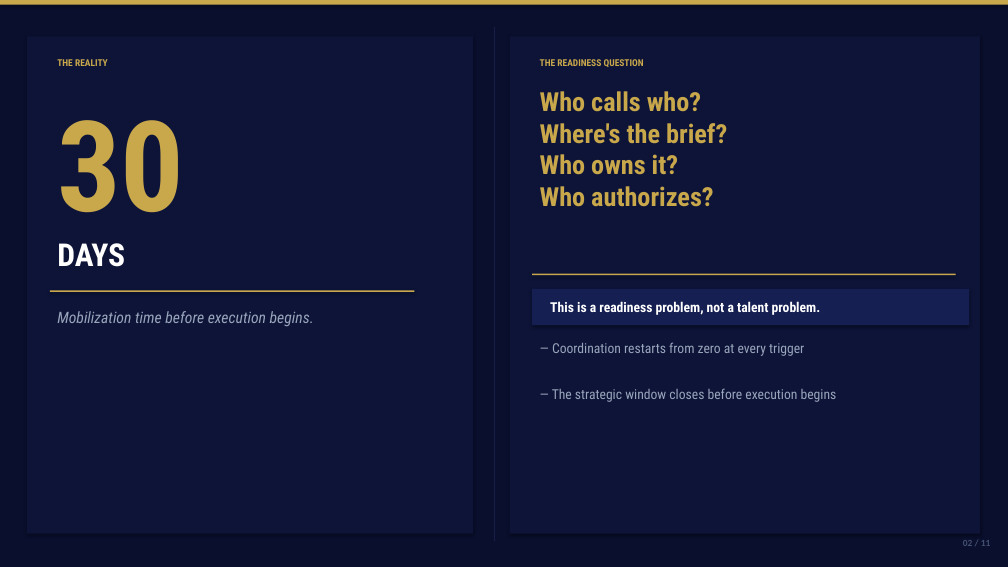
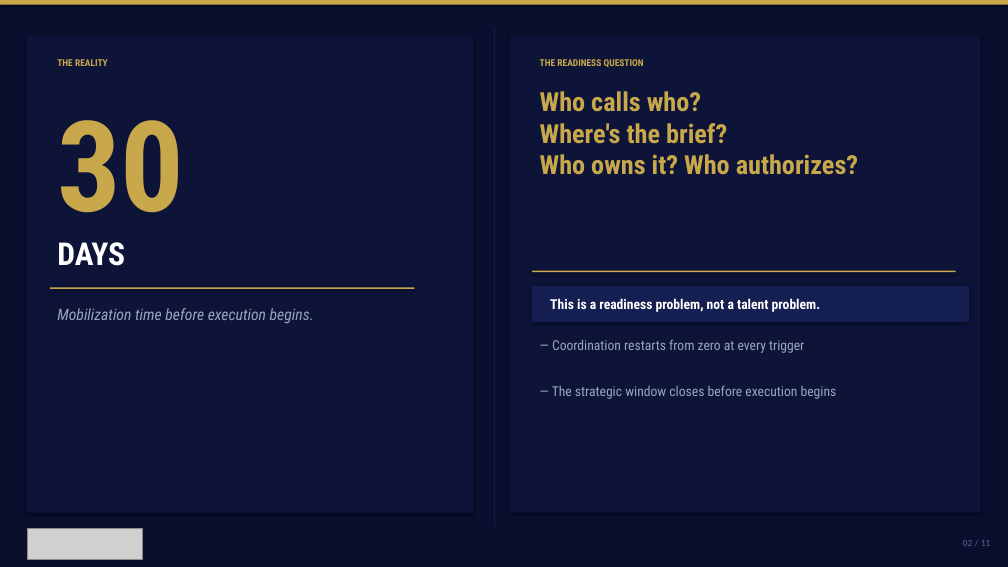
Before and after one commit to mbrunke18/CodePlatform1, a slide deck: slide 2 of attached_assets/VaughnMartin-Investor-Pitch-Deck-v10.pptx. Drawn at 1008x567 pixels with LibreOffice and Linux fonts; fonts in the diff are those of the drawing; grey boxes stand for pictures. Boxes give left, top, right and bottom in pixels: in the first picture for what was removed or moved away, otherwise in the second. Text is boxed around its words. In the diff, an @@ line names an element or a change of style, - is before the commit and + after.

```diff
--- a/attached_assets/VaughnMartin-Investor-Pitch-Deck-v10.pptx
+++ b/attached_assets/VaughnMartin-Investor-Pitch-Deck-v10.pptx
@@ rectangle: place and size @@
-rectangle at bbox=[495, 27, 495, 541]
+rectangle at bbox=[495, 27, 495, 526]
@@ rectangle: place and size @@
-rectangle at bbox=[27, 36, 473, 534]
+rectangle at bbox=[27, 36, 473, 513]
@@ rectangle: place and size @@
-rectangle at bbox=[510, 36, 980, 534]
+rectangle at bbox=[510, 36, 980, 513]
@@ text "Who calls who? Where's the ..." rewrapped from bbox=[540, 91, 727, 207] to bbox=[540, 91, 858, 175] @@
@@ picture added at bbox=[27, 529, 142, 560] @@
```
Also in this commit, not shown: 10 other slides changed, 11 other files.
